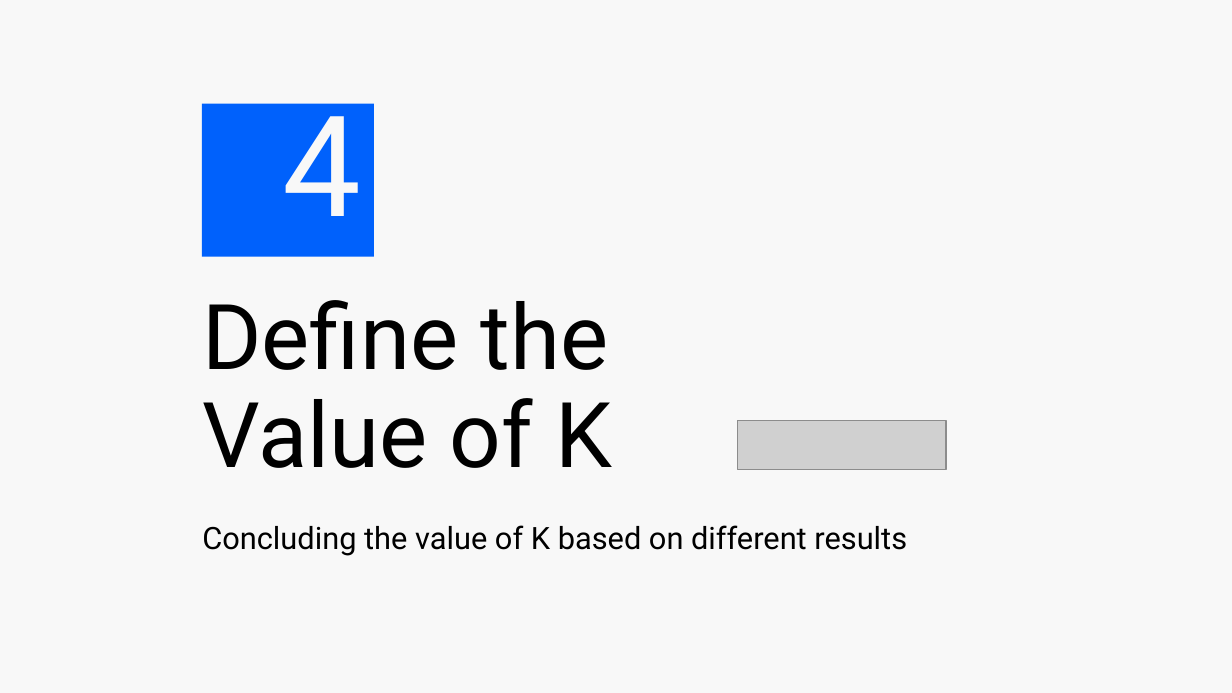
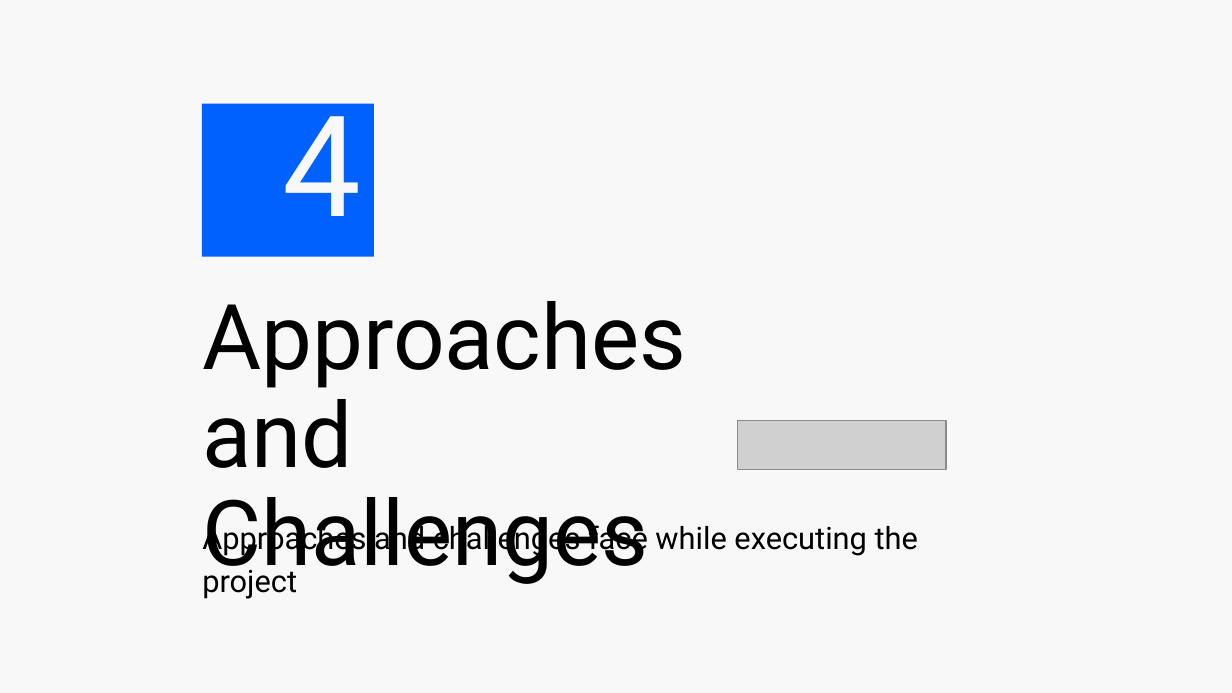
Before and after one commit to muhammadharis-97/K-Nearest-Neighbors-KNN-on-a-sparse-distribution-representation, a slide deck: slide 15 of Myproject/Documentation/Investigate and Implement KNN Classifier_Global Variable-Project_presentation.pptx. Drawn at 1232x693 pixels with LibreOffice and Linux fonts; fonts in the diff are those of the drawing; grey boxes stand for pictures; background and template pictures are left out. Boxes give left, top, right and bottom in pixels: in the first picture for what was removed or moved away, otherwise in the second. Text is boxed around its words. In the diff, an @@ line names an element or a change of style, - is before the commit and + after.

```diff
--- a/Myproject/Documentation/Investigate and Implement KNN Classifier_Global Variable-Project_presentation.pptx
+++ b/Myproject/Documentation/Investigate and Implement KNN Classifier_Global Variable-Project_presentation.pptx
@@ title at box(202, 301, 686, 587): text changed @@
-Define the Value of K
+Approaches and Challenges
@@ subtitle at box(202, 522, 918, 599): text changed @@
-Concluding the value of K based on different results
+Approaches and challenges face while executing the project
```
Also in this commit, not shown: 6 other slides changed, 6 slides added, 1 slide removed, 2 other files.
